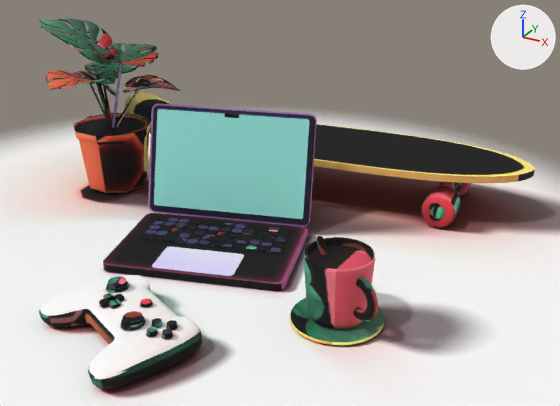
One commit to the glTF model public/3d/scene.glb: the scene before it, then after it.
Camera for both pictures: a 50 mm camera at (0.754, -1.098, 0.672) aimed at (0.119, 0.055, 0.096). Arrows for +X, +Y and +Z are at upper right; the lights stay in place. The older version comes first. Where no turn or scale is listed for an object, it has been applied to the vertices. Vertices at exactly the same position are counted once.

Before the edit, the objects in view are built like this:
```python
ob_coffee_cup = bpy.data.objects.new('coffee_cup', me_coffee_cup)
ob_coffee_cup.location = (0.324, -0.12, 0.003)
ob_gamepad = bpy.data.objects.new('gamepad', me_gamepad)
ob_gamepad.location = (0.043, -0.328, 0.003)
ob_laptop = bpy.data.objects.new('laptop', me_laptop)
ob_laptop.location = (0.0, 0.012, 0.001)
ob_lid_display = bpy.data.objects.new('lid_display', me_mesh_69_001)
ob_lid_display.location = (-0.03, 0.118, 0.125)
ob_longboard = bpy.data.objects.new('longboard', me_longboard)
ob_longboard.location = (0.041, 0.36, 0.003)
ob_plant = bpy.data.objects.new('plant', me_plant)
ob_plant.location = (-0.356, 0.159, 0.003)
# also in view: 'floor' at (0.0, 0.0, 0.0)
```
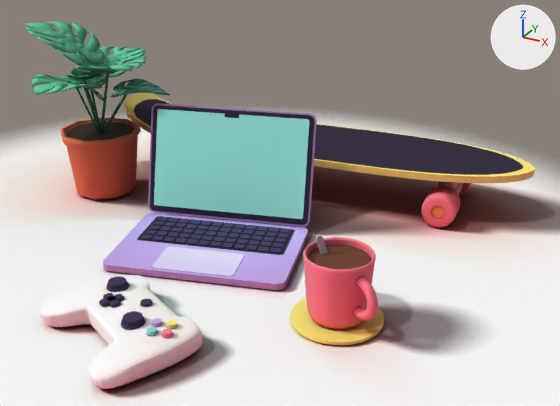
Scene script edits in JSON lines:
```json
{"block": "me_laptop", "where": "me_laptop.from_pydata(...)  # 3768 vertices, 7256 faces; spans x -0.2..0.2, y -0.185..0.185, z 0.0..0.228"}
{"block": "me_laptop", "where": "# used by ob_laptop; location = (0.0, 0.012, 0.001)"}
{"block": "me_laptop", "change": "me_laptop part 1: texture (UV) coordinates of 7016 of 7256 faces, centred in x -0.199..0.199, y -0.185..0.184, z 0.0..0.228, changed; they spanned u 0.0..0.99, v 0.01..0.98 and now span u 0.0..1.0, v 0.01..0.98"}
{"block": "me_coffee_cup", "where": "me_coffee_cup.from_pydata(...)  # 576 vertices, 1120 faces; spans x -0.079..0.079, y -0.075..0.075, z 0.0..0.134"}
{"block": "me_coffee_cup", "where": "# used by ob_coffee_cup; location = (0.324, -0.12, 0.003)"}
{"block": "me_coffee_cup", "change": "me_coffee_cup part 2: texture (UV) coordinates of 1094 of 1120 faces, centred in x -0.078..0.078, y -0.075..0.075, z 0.0..0.134, changed; they spanned u 0.0..0.98, v 0.03..0.91 and now span u 0.0..0.92, v 0.12..0.91"}
{"block": "me_gamepad", "where": "me_gamepad.from_pydata(...)  # 2120 vertices, 4192 faces; spans x -0.138..0.138, y -0.124..0.124, z 0.0..0.051"}
{"block": "me_gamepad", "where": "# used by ob_gamepad; location = (0.043, -0.328, 0.003)"}
{"block": "me_gamepad", "change": "me_gamepad part 3: texture (UV) coordinates of 2464 of 4192 faces, centred in x -0.138..0.138, y -0.124..0.124, z 0.003..0.051, changed; they spanned u 0.03..1.0, v 0.07..0.99 and now span u 0.02..0.98, v 0.02..0.99"}
{"block": "me_longboard", "where": "me_longboard.from_pydata(...)  # 2076 vertices, 3872 faces; spans x -0.46..0.46, y -0.155..0.155, z 0.0..0.164"}
{"block": "me_longboard", "where": "# used by ob_longboard; location = (0.041, 0.36, 0.003)"}
{"block": "me_longboard", "change": "me_longboard part 4: texture (UV) coordinates of 3334 of 3872 faces, centred in x -0.46..0.46, y -0.154..0.154, z 0.0..0.159, changed; they spanned u 0.0..0.97, v 0.0..0.99 and now span u 0.02..0.99, v 0.0..0.98"}
{"block": "me_plant", "where": "# used by ob_plant; location = (-0.356, 0.159, 0.003)"}
{"op": "remove", "block": "me_plant", "code": "me_plant.from_pydata(...)  # 1944 vertices, 4026 faces; spans x -0.151..0.151, y -0.166..0.166, z 0.0..0.36"}
{"op": "add", "block": "me_plant", "code": "me_plant.from_pydata(...)  # 1943 vertices, 4026 faces; spans x -0.151..0.151, y -0.166..0.166, z 0.0..0.36"}
{"block": "me_plant", "change": "me_plant part 5: 3673 kept faces spanning x -0.151..0.151, y -0.166..0.166, z 0.0..0.36 get new texture (UV) coordinates"}
{"block": "me_plant", "change": "edits to the shape of me_plant do not show in these pictures"}
{"op": "set", "path": "ob_plant.location", "old": "(-0.356, 0.159, 0.003)", "new": "(-0.356, 0.119, 0.003)"}
```

Location of each change, [x1, y1, x2, y2] in pixels of the pictures (560 x 406 px):
```json
{"object": "plant", "change": "reshaped, moved", "before": [39, 18, 181, 194], "after": [26, 21, 170, 200]}
{"part": 1, "of": "me_laptop", "change": "surface changed", "before": [103, 106, 317, 290], "after": [103, 106, 317, 290], "on screen": "black to purple"}
{"part": 2, "of": "me_coffee_cup", "change": "surface changed", "before": [290, 236, 384, 345], "after": [290, 236, 384, 345]}
{"part": 3, "of": "me_gamepad", "change": "surface changed", "before": [39, 276, 202, 389], "after": [39, 276, 202, 389], "on screen": "lighter"}
{"part": 4, "of": "me_longboard", "change": "surface changed", "before": [134, 99, 535, 227], "after": [134, 99, 535, 227]}
```
